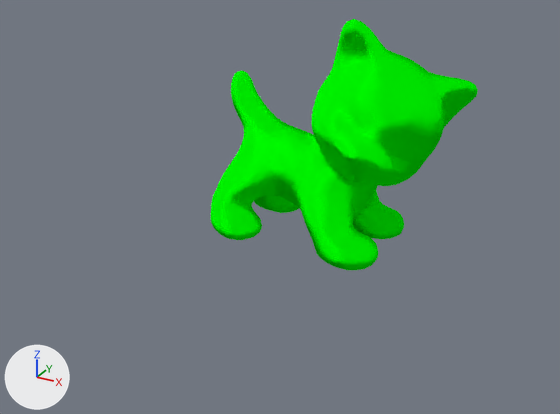
Two versions of the Blender file Script2.blend, one commit apart.
Both versions are drawn from a 50 mm camera at (8.5, -16.68, 9.05) aimed at (-0.15, -0.95, 1.19). The axes (+X, +Y, +Z) are drawn at lower left. The lights are the same throughout. Mesh edges are drawn as thin lines on the coarser meshes.

Names of what the first picture shows: 'cat'.
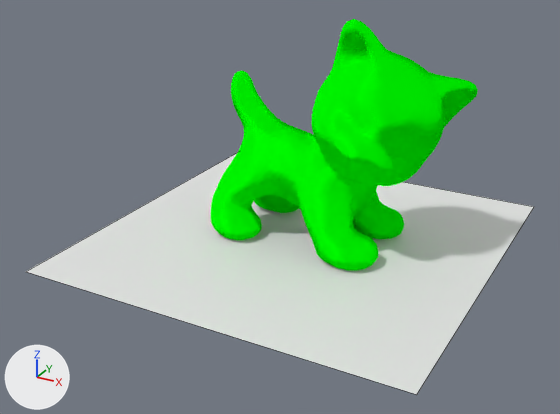
Boxes [x1, y1, x2, y2] around the edits, measured in the pictures (560 x 414 px):
'Plane', shown: after [26, 153, 534, 394]

Edits to the bpy script that builds the scene:
```text
Change ob_plane:
    remove ob_plane.hide_set(True)  # its collection is switched off
    ob_plane.scale: (5.0, 5.0, 0.0) -> (5.0, 5.0, 5.0)
```
